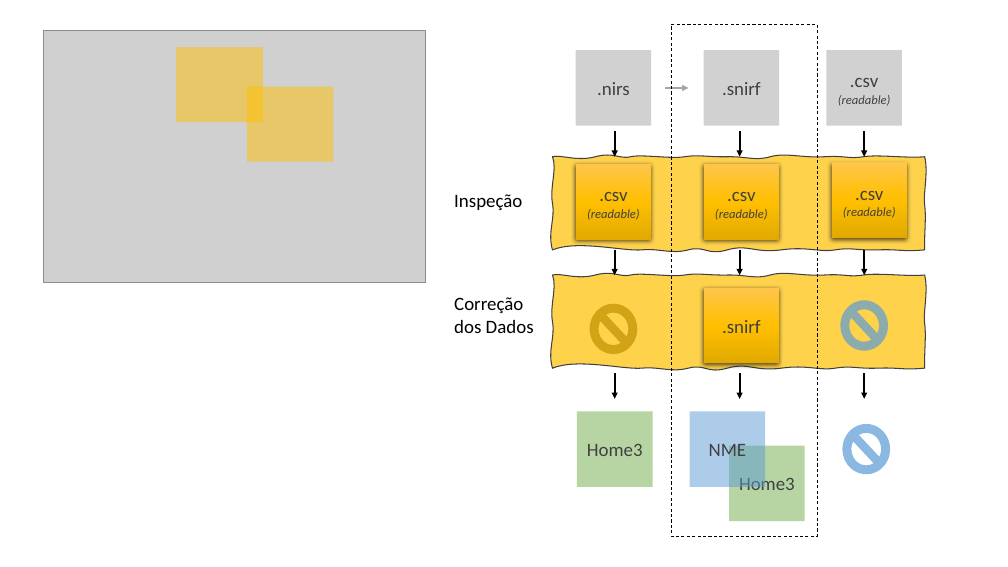
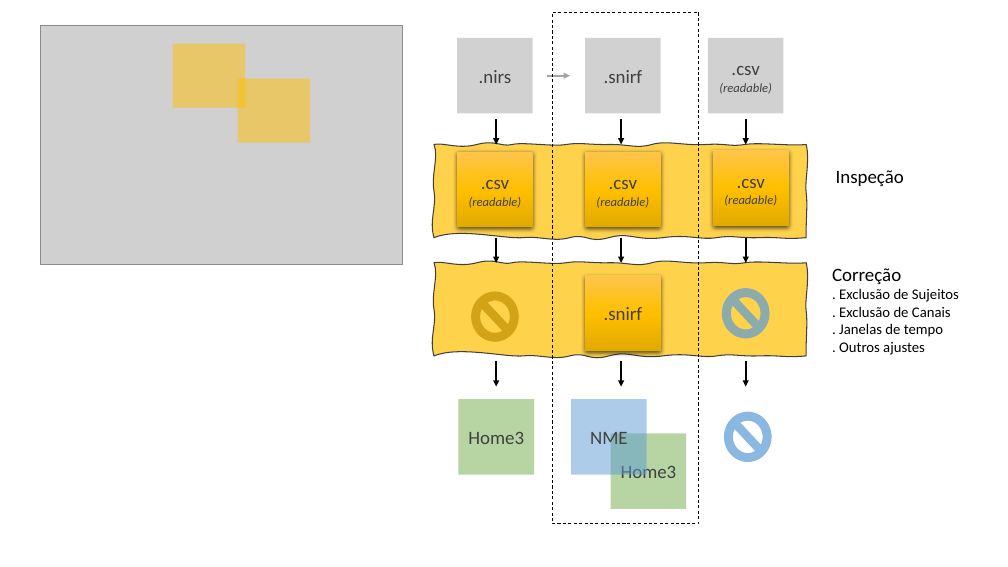
Before and after one commit to Rogerio-mack/fNIRS, a slide deck: slide 1 of fNIRS_preproc.pptx. Drawn at 1008x567 pixels with LibreOffice and Linux fonts; fonts in the diff are those of the drawing; grey boxes stand for pictures. Boxes give left, top, right and bottom in pixels: in the first picture for what was removed or moved away, otherwise in the second. Text is boxed around its words. In the diff, an @@ line names an element or a change of style, - is before the commit and + after.

```diff
--- a/fNIRS_preproc.pptx
+++ b/fNIRS_preproc.pptx
@@ picture: place and size @@
-picture at <box>43,31,426,283</box>
+picture at <box>40,25,403,264</box>
@@ rectangle: place and size @@
-rectangle at <box>176,47,263,122</box>
+rectangle at <box>173,44,246,108</box>
@@ rectangle: place and size @@
-rectangle at <box>247,87,333,162</box>
+rectangle at <box>237,79,310,143</box>
@@ 9 rectangles, 3 no-entry signs, 1 freeform shape, 1 arrow: place and size @@
-9 rectangles, 3 no-entry signs, 1 freeform shape, 1 arrow at <box>553,24,925,536</box>
+9 rectangles, 3 no-entry signs, 1 freeform shape, 1 arrow at <box>434,12,806,524</box>
@@ text "Inspeção": place and size @@
-text "Inspeção" at <box>454,194,522,210</box>
+text "Inspeção" at <box>836,170,904,186</box>
@@ text "Correção": place and size @@
-text "Correção" at <box>454,297,534,333</box>
+text "Correção" at <box>832,268,959,355</box>
@@ text at <box>839,288,959,355</box>: text changed; size 18 to 14 pt @@
-dos Dados
+. Exclusão de Sujeitos
+. Exclusão de Canais
+. Janelas de tempo
+. Outros ajustes
@@ 9 arrows, 2 rectangles, 1 freeform shape: place and size @@
-9 arrows, 2 rectangles, 1 freeform shape at <box>553,132,925,399</box>
+9 arrows, 2 rectangles, 1 freeform shape at <box>434,119,806,386</box>
```
Also in this commit, not shown: 1 other file.
